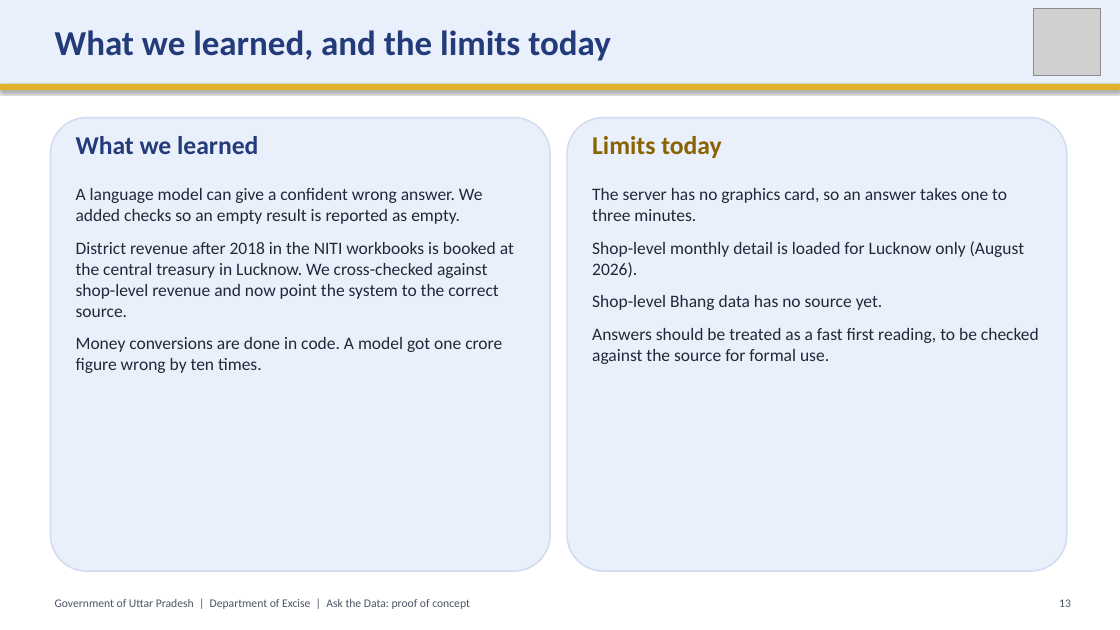
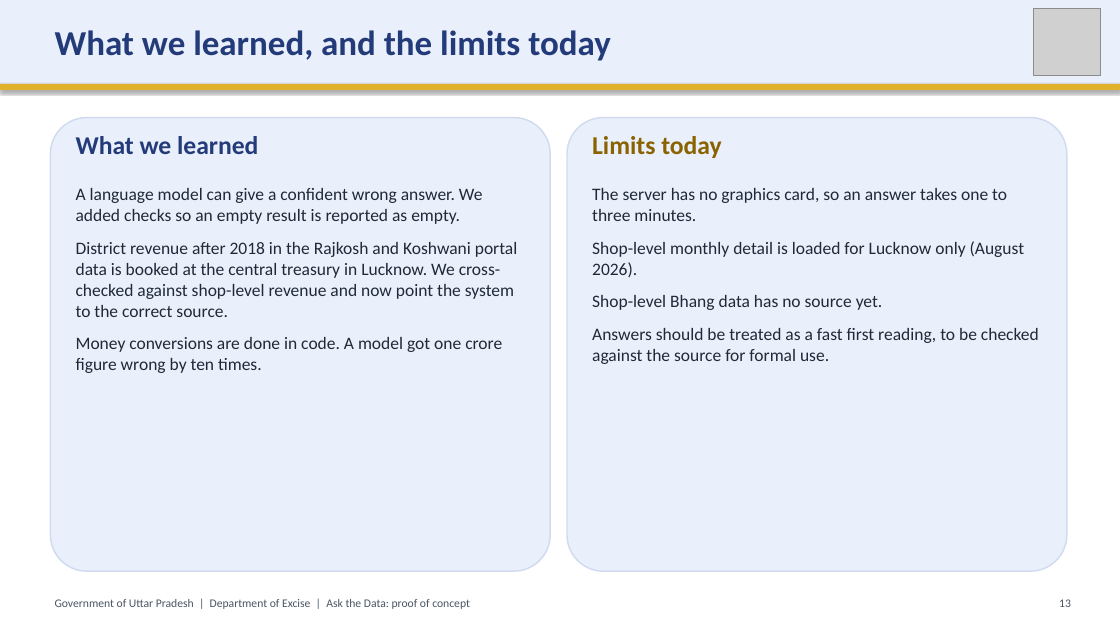
Before and after one commit to SubhanRaj/excise-mcp-dashboard, a slide deck: slide 13 of deck/UP-Excise-Ask-the-Data-Demo.pptx. Drawn at 1120x630 pixels with LibreOffice and Linux fonts; fonts in the diff are those of the drawing; grey boxes stand for pictures. Boxes give left, top, right and bottom in pixels: in the first picture for what was removed or moved away, otherwise in the second. Text is boxed around its words. In the diff, an @@ line names an element or a change of style, - is before the commit and + after.

```diff
--- a/deck/UP-Excise-Ask-the-Data-Demo.pptx
+++ b/deck/UP-Excise-Ask-the-Data-Demo.pptx
@@ text at bbox=[76, 242, 518, 317]: text changed @@
-District revenue after 2018 in the NITI workbooks is booked at the central treasury in Lucknow. We cross-checked against shop-level revenue and now point the system to the correct source.
+District revenue after 2018 in the Rajkosh and Koshwani portal data is booked at the central treasury in Lucknow. We cross-checked against shop-level revenue and now point the system to the correct source.
```
Also in this commit, not shown: 6 other slides changed, 4 other files.
